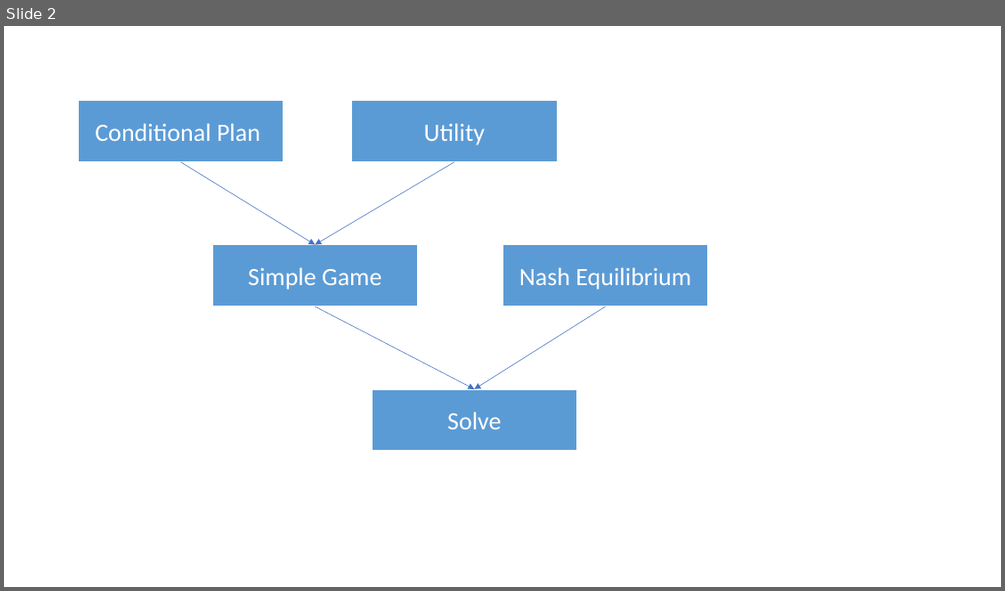
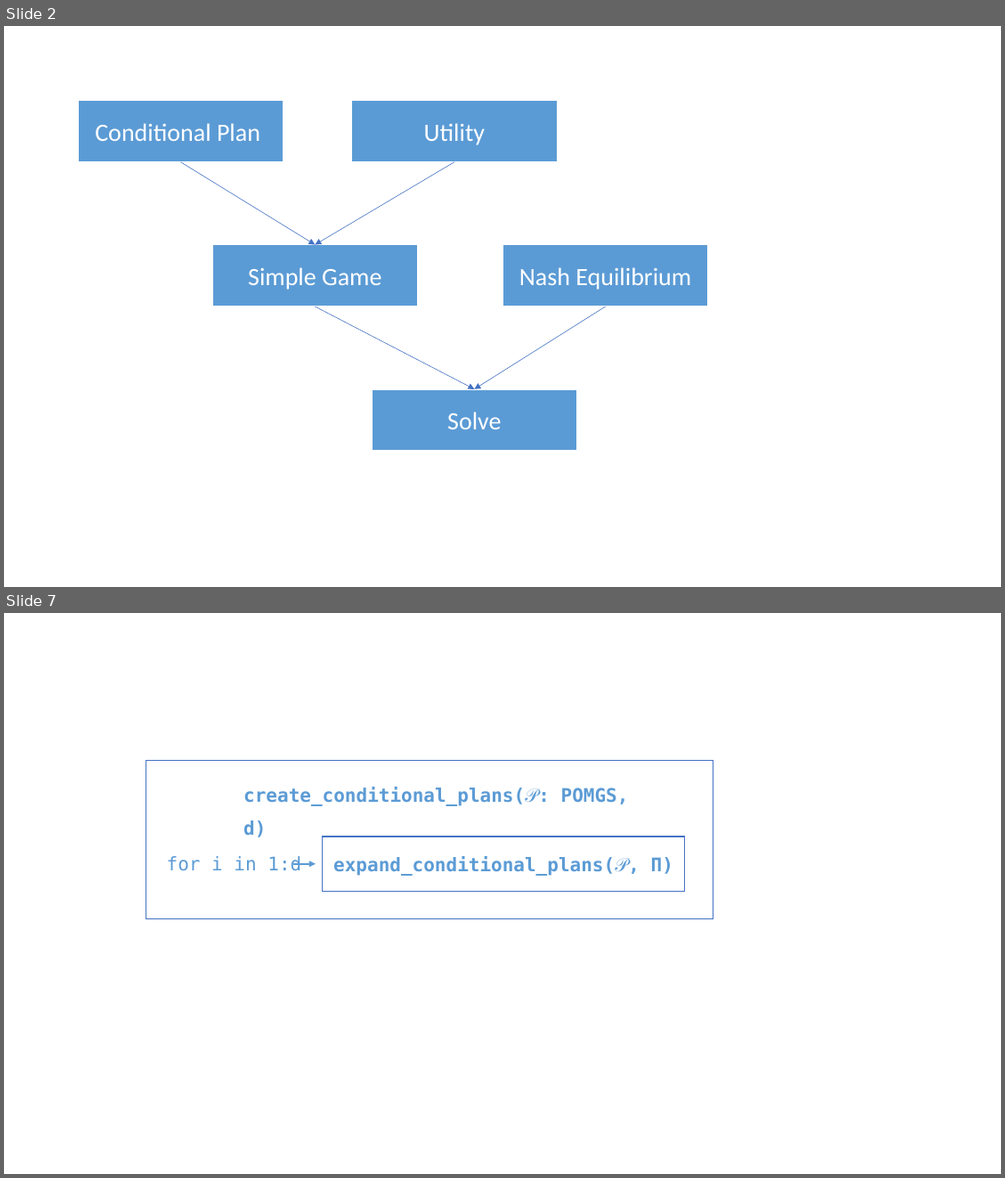
Before and after one commit to hachihao792001/ProjectAIJulia, a slide deck: docs/multicaregiver_cryingbaby/hinh ve.pptx. Shown one above the other, each under a label of ours: slide 2 before the commit, slides 2 and 7 after it; the slides between them are not shown. The pictures are 1005x591 and 1005x1178 pixels, drawn with LibreOffice and Linux fonts; fonts in the diff are those of the drawing. Boxes give left, top, right and bottom in pixels: in the first picture for what was removed or moved away, otherwise in the second. Text is boxed around its words. In the diff, an @@ line names an element or a change of style, - is before the commit and + after.

```diff
--- a/docs/multicaregiver_cryingbaby/hinh ve.pptx
+++ b/docs/multicaregiver_cryingbaby/hinh ve.pptx
@@ slide 7 added at bbox=[4, 613, 1001, 1174], background #FFFFFF @@
@@ rectangle added at bbox=[146, 761, 713, 918], fill #FFFFFF, outline #4472C4 1 pt @@
@@ text added at bbox=[243, 787, 629, 837], 18 pt, text #5B9BD5, bold @@
+create_conditional_plans(𝒫: POMGS, d)
@@ rectangle added at bbox=[322, 836, 685, 892], fill #FFFFFF, outline #4472C4 1 pt, 18 pt, text #5B9BD5, bold @@
+expand_conditional_plans(𝒫, Π)
@@ text added at bbox=[167, 856, 301, 871], 18 pt, text #5B9BD5 @@
+for i in 1:d
@@ arrow added from (293, 863) to (316, 863), #5B9BD5 1.5 pt @@
```
Also in this commit, not shown: 1 slide changed, 5 other slides added, 1 other file.
